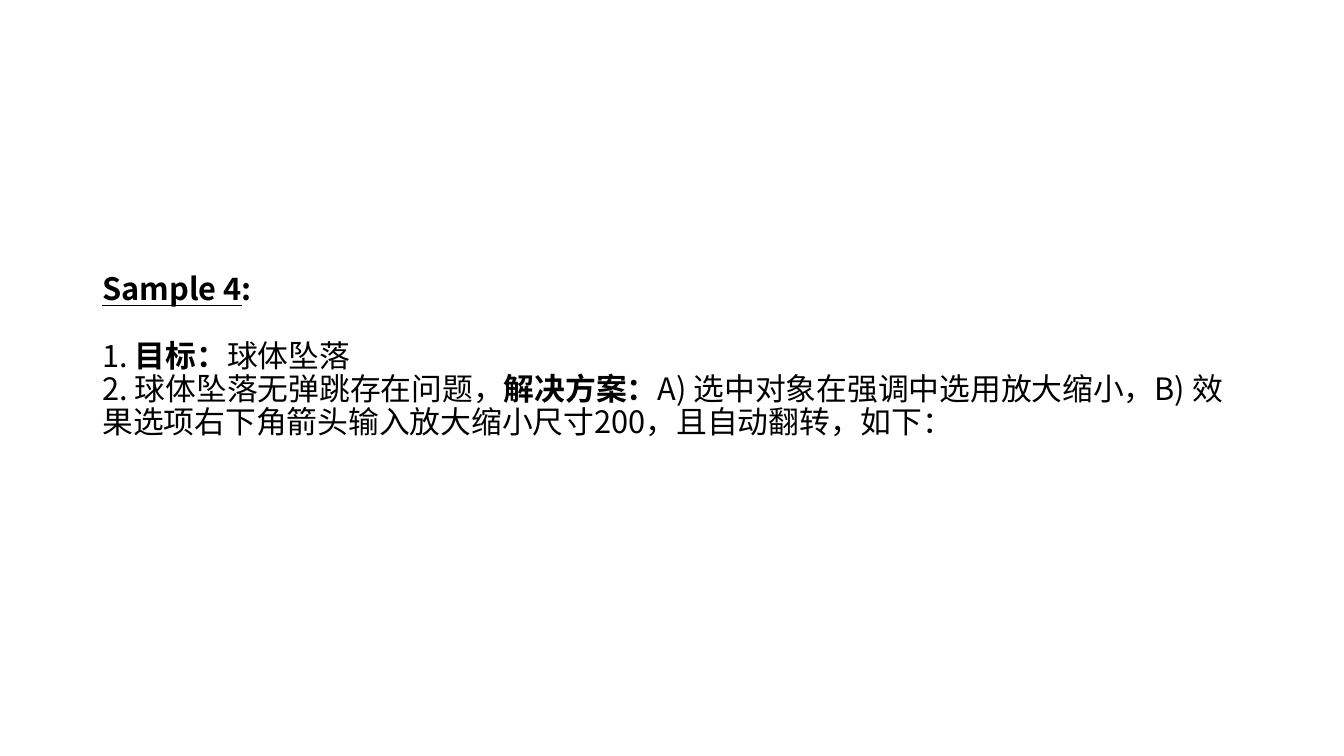
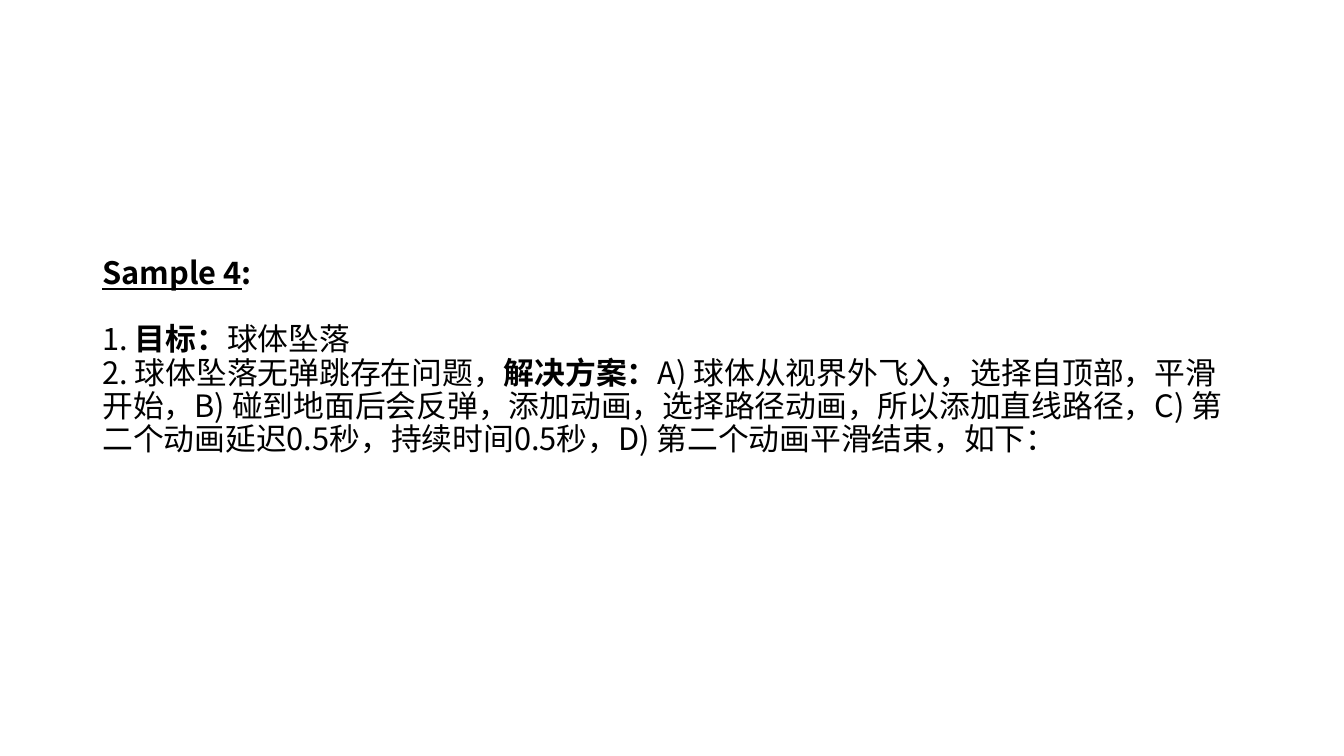
Before and after one commit to Canhui/PPT_Animation_Samples, a slide deck: slide 12 of PPT-Animation-Samples (Part 2).pptx. Drawn at 1344x756 pixels with LibreOffice and Linux fonts; fonts in the diff are those of the drawing. Boxes give left, top, right and bottom in pixels: in the first picture for what was removed or moved away, otherwise in the second. Text is boxed around its words. In the diff, an @@ line names an element or a change of style, - is before the commit and + after.

```diff
--- a/PPT-Animation-Samples (Part 2).pptx
+++ b/PPT-Animation-Samples (Part 2).pptx
@@ title at [102,259,1222,456]: text changed @@
-Sample 4:
-1. 目标：球体坠落
-2. 球体坠落无弹跳存在问题，解决方案：A) 选中对象在强调中选用放大缩小，B) 效果选项右下角箭头输入放大缩小尺寸200，且自动翻转，如下：
+Sample 4:
+1. 目标：球体坠落
+2. 球体坠落无弹跳存在问题，解决方案：A) 球体从视界外飞入，选择自顶部，平滑开始，B) 碰到地面后会反弹，添加动画，选择路径动画，所以添加直线路径，C) 第二个动画延迟0.5秒，持续时间0.5秒，D) 第二个动画平滑结束，如下：
```
Also in this commit, not shown: 1 other slide changed, 4 slides added.
